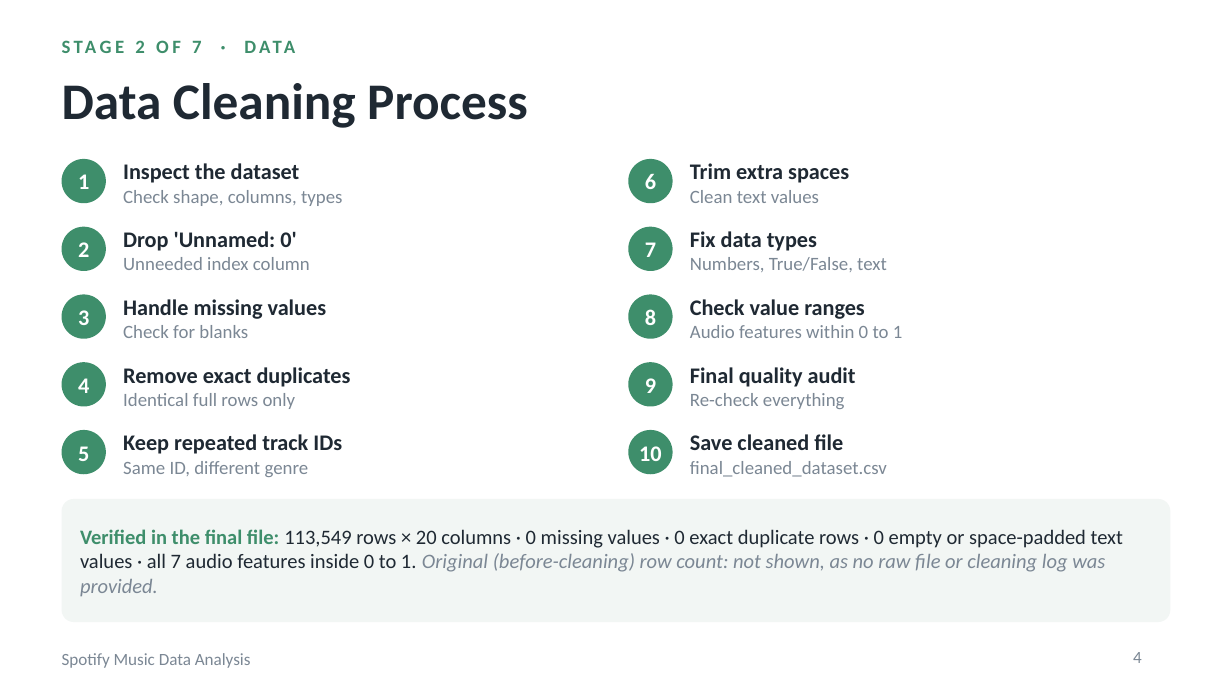
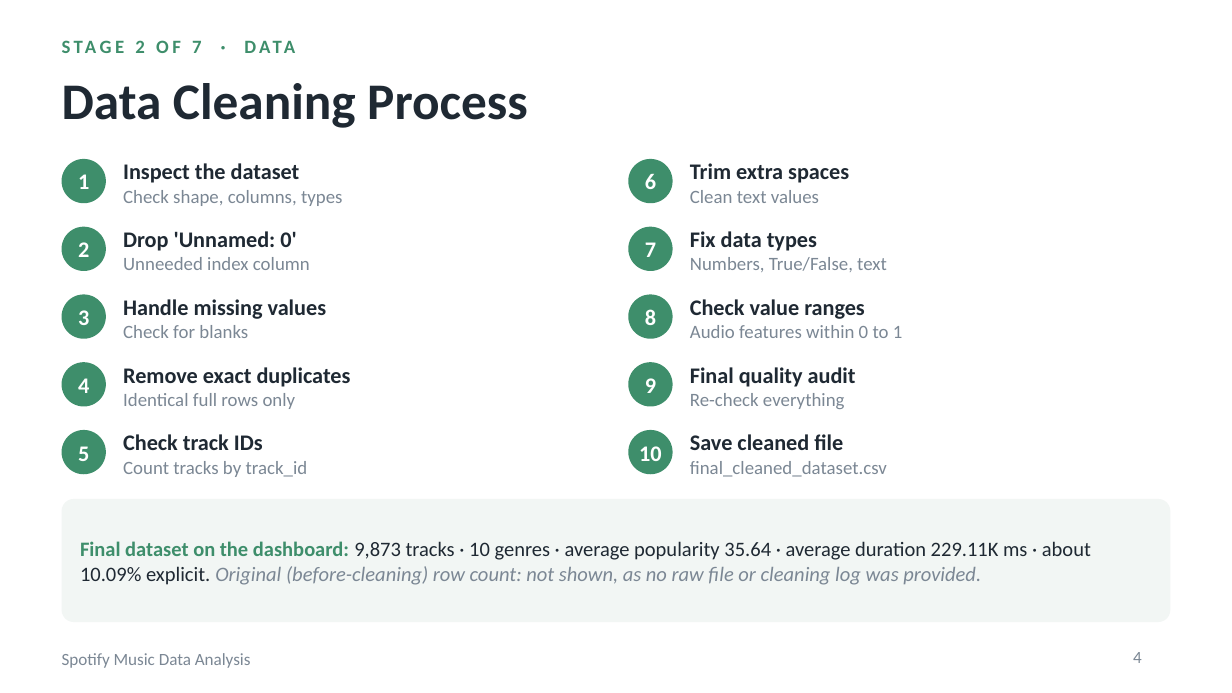
Before and after one commit to chaitrik-pathak/DAV_240840116101, a slide deck: slide 4 of Spotify_Music_Data_Analysis.pptx. Drawn at 1232x693 pixels with LibreOffice and Linux fonts; fonts in the diff are those of the drawing. Boxes give left, top, right and bottom in pixels: in the first picture for what was removed or moved away, otherwise in the second. Text is boxed around its words. In the diff, an @@ line names an element or a change of style, - is before the commit and + after.

```diff
--- a/Spotify_Music_Data_Analysis.pptx
+++ b/Spotify_Music_Data_Analysis.pptx
@@ text at <box>123,434,308,477</box>: text changed @@
-Keep repeated track IDs
-Same ID, different genre
+Check track IDs
+Count tracks by track_id
@@ text at <box>80,541,1091,585</box>: text changed @@
-Verified in the final file: 113,549 rows × 20 columns · 0 missing values · 0 exact duplicate rows · 0 empty or space-padded text values · all 7 audio features inside 0 to 1. Original (before-cleaning) row count: not shown, as no raw file or cleaning log was provided.
+Final dataset on the dashboard: 9,873 tracks · 10 genres · average popularity 35.64 · average duration 229.11K ms · about 10.09% explicit. Original (before-cleaning) row count: not shown, as no raw file or cleaning log was provided.
```
Also in this commit, not shown: 13 other slides changed.
